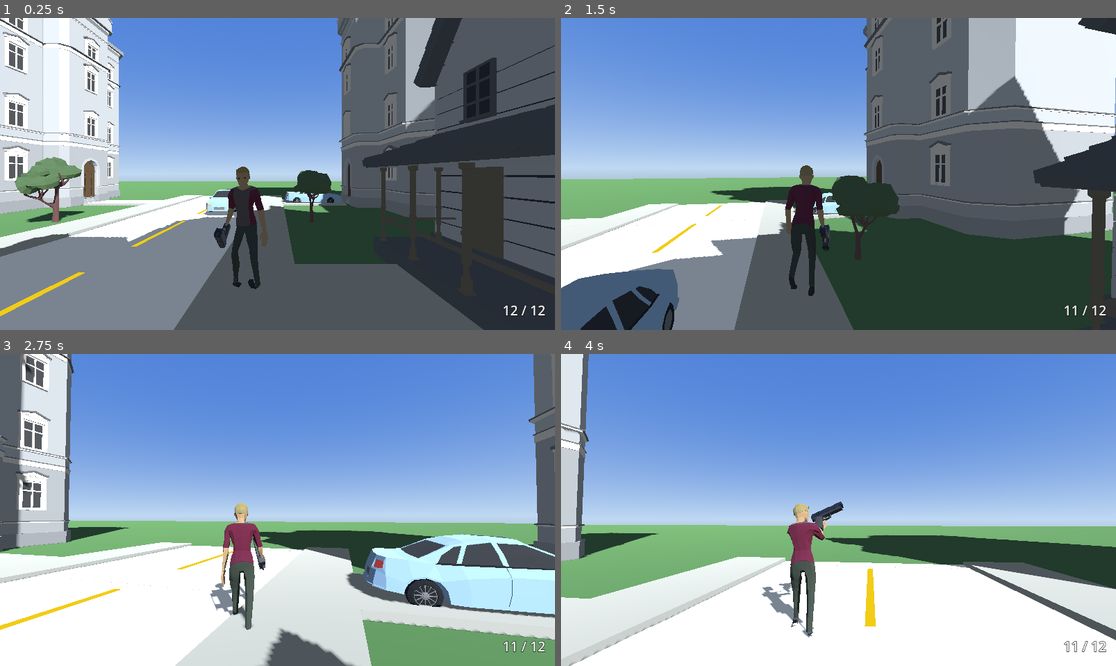
Above: before the commit, frames 1-4 (two rows, left to right).
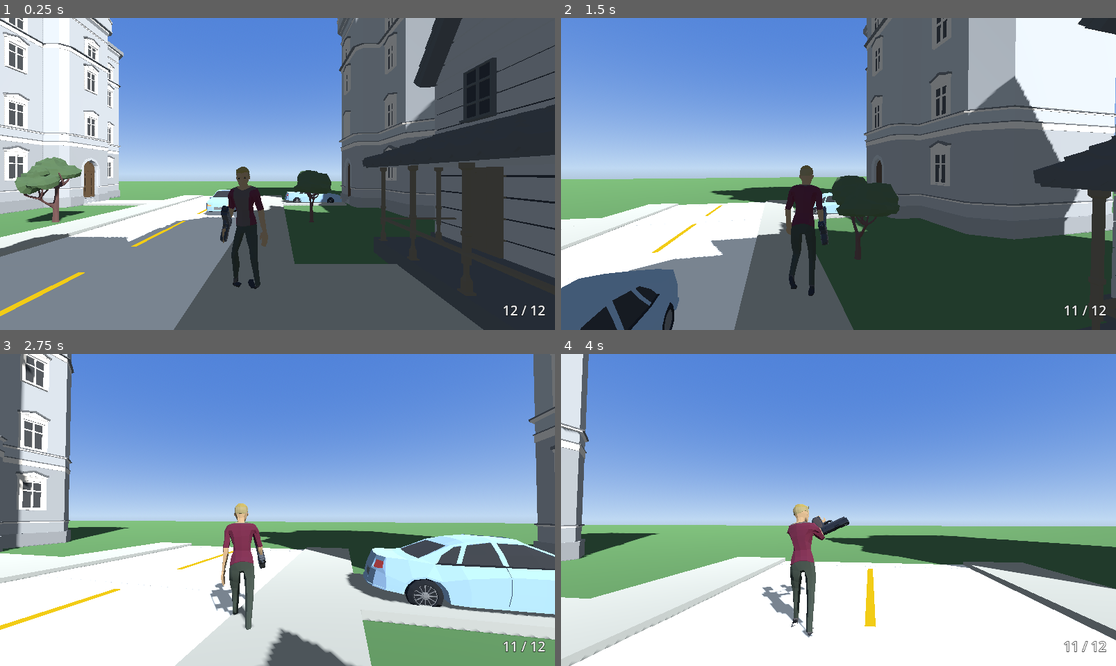
Above: after the commit, the same moments.

Repository: xena3222121/GTACloneAJFORK
Game: Godot game, scene res://scenes/World.tscn
Same seed, same stepped clock (60 frames per second), same inputs: the game is played once before the commit and once after it.
Inputs (mouse positions are in pixels of both pictures, inside the frame that each line leads up to):
- Up to frame 1 (0.25 s): no input
- Up to frame 2 (1.5 s): tap Enter at 0.5 s; move the mouse to (832, 180) at 0.52 s; hold W from 0.53 s (still down); tap R at 0.6 s; click (832, 180) at 0.67 s; tap Space at 0.77 s; move the mouse to (877, 177) at 1.27 s; tap E at 1.35 s
- Up to frame 3 (2.75 s): keep holding W; tap Space at 1.52 s; move the mouse to (233, 506) at 2.02 s; hold Shift from 2.03 s (still down)
- Up to frame 4 (4 s): move the mouse to (844, 510) at 2.77 s; release W at 2.78 s; release Shift at 2.78 s; hold A 2.78-3.53 s; tap R at 2.85 s; click (844, 510) at 2.92 s; tap Space at 3.02, 3.77 s; move the mouse to (816, 503) at 3.52 s; hold W from 3.53 s (still down); tap E at 3.6 s

The runs differ from the first frame. In frame 1, 0.2% of the frame differs, in the area x 38-42%, y 60-74%; in frame 2, 0.1%; in frame 3, less than 0.1%; in frame 4, 0.4%, in the area x 39-52%, y 47-77%.

Commit message:
Fix gun roll - was lying flat/sideways instead of upright in hand
Added 180deg roll around the barrel axis. Tested all 4 roll variants
(0/90/180/270) rendered from the actual gameplay camera; 180 is the
only one that reads as a natural downward grip instead of sideways.

Diff:
--- a/scenes/Player.tscn
+++ b/scenes/Player.tscn
@@ -36,7 +36,7 @@
 bone_idx = 23
 
 [node name="GunViewmodel" parent="Model/HumanArmature/GeneralSkeleton/BoneAttachment3D" instance=ExtResource("4")]
-transform = Transform3D(0.84, 0, 0, 0, 0.84, 0, 0, 0, 0.84, 0, 0.22, 0.05)
+transform = Transform3D(0.84, 0, 0, 0, -0.84, 0, 0, 0, -0.84, 0, 0.22, 0.05)
 
 [node name="MuzzlePoint" type="Marker3D" parent="Model/HumanArmature/GeneralSkeleton/BoneAttachment3D/GunViewmodel"]
 transform = Transform3D(1, 0, 0, 0, 1, 0, 0, 0, 1, 1.45, 0.45, 0)
